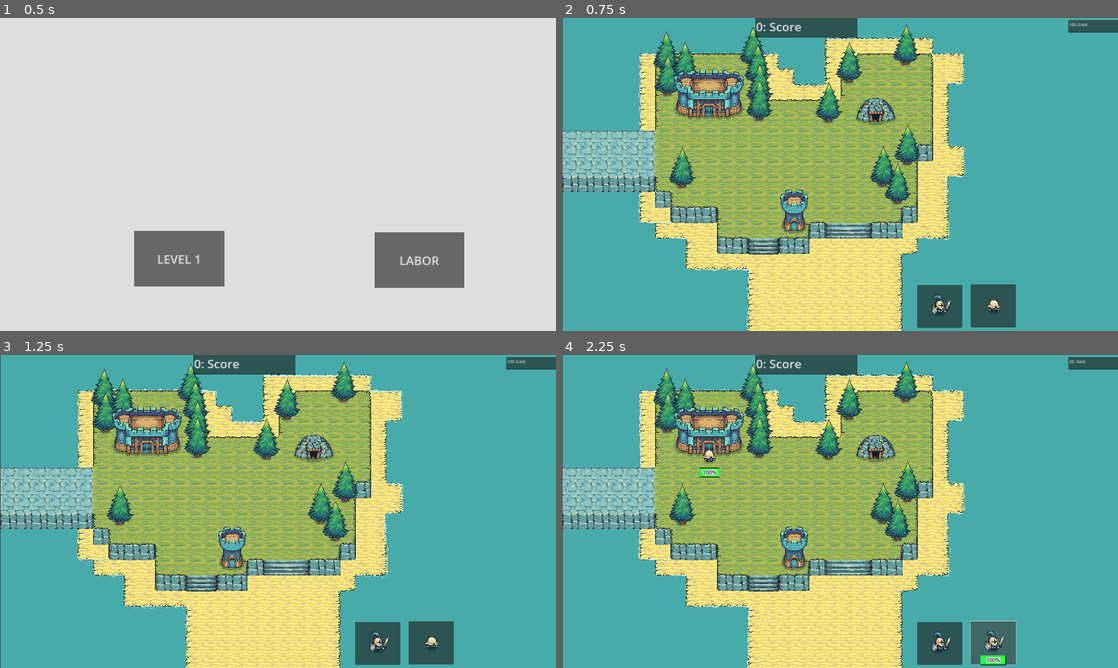
Above: before the commit, frames 1-4 (two rows, left to right).
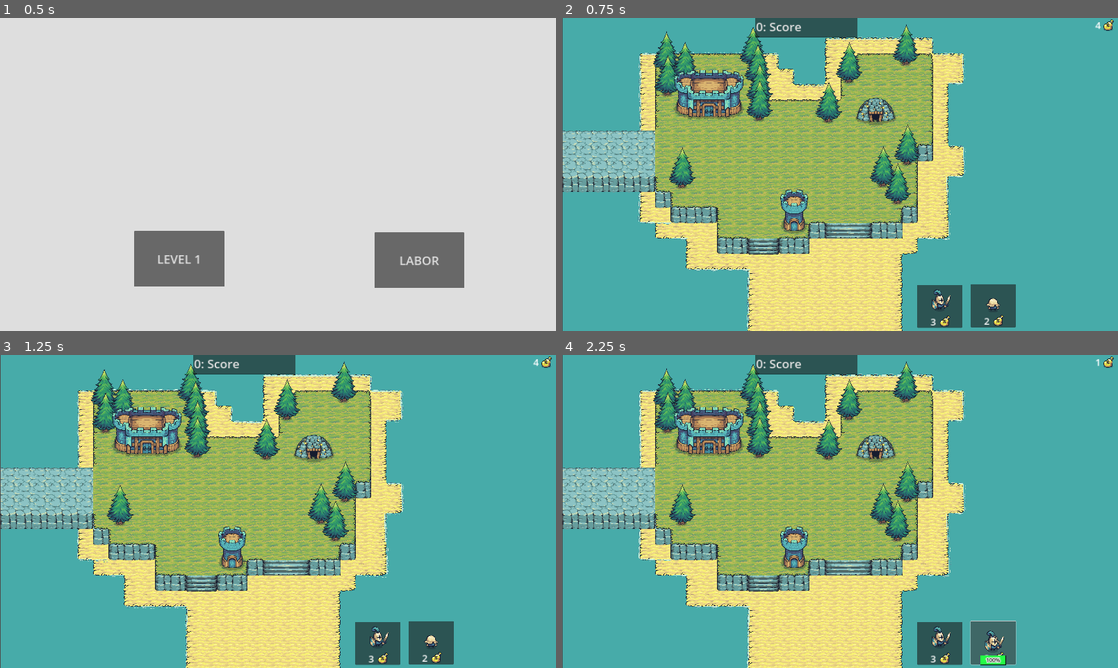
Above: after the commit, the same moments.

Repository: fghwer/Tinyswords
Game: Godot game, scene res://GUI/start.tscn
Two runs of this game, one before a commit and one after it. Both use one fixed random seed, a clock stepped at 60 frames per second and the inputs below.
Inputs (mouse positions are in pixels of both pictures, inside the frame that each line leads up to):
- Up to frame 1 (0.5 s): no input
- Up to frame 2 (0.75 s): click "LEVEL 1" at 0.5 s
- Up to frame 3 (1.25 s): no input
- Up to frame 4 (2.25 s): click (940, 642) at 1.25 s; click (995, 642) at 2 s

Frame 1 is identical in both runs. In frame 2, 0.7% of the frame differs, in the area x 66-100%, y 0-99%; in frame 3, 0.7%; in frame 4, 0.8%, in the area x 24-100%, y 0-99%.

Commit message:
minor

Diff:
--- a/nav_goblin_testscene.gd
+++ b/nav_goblin_testscene.gd
@@ -7,28 +7,19 @@
 var startpos_knight = Vector2.ZERO
 var waiting_for_click = false
 var knight_to_spawn = null
+var cost_knight = 3
+var cost_worker = 2
 
 # Called when the node enters the scene tree for the first time.
 func _ready():
-	#var player = mob_scene.instantiate()
-	#player.position = Vector2(500,500)
-	#player.speed = 1
-	#add_child(player)
-	#$navigation_goblin.set_movement_target($Marker2D.position)
-	#navigation_agent.set_target_position(Vector2(608,296))
+	Global.Player.gold = 4
+	Global.Player.score = 0
 	$MobTimer.start()
-	#$knight_nav.startpos = $KnightSpawnLocation.position
-	#$knight_nav.position = $KnightSpawnLocation.position
-	#get_viewport().get_mouse_position()
 
 
 # Called every frame. 'delta' is the elapsed time since the previous frame.
 func _process(_delta):
-	#print($BaseCastle.position)
-	#print($knight_nav.distance_startpoint($KnightSpawnLocation.position))
-	#print($MobTimer.time_left)
-	#print($knight_nav.life)
-	#print(User1.gold)
+
 	if waiting_for_click and Input.is_action_just_pressed("click"):
 		_spawn_knight_at_mouse_position()
 
@@ -37,7 +28,7 @@
 		_i.play()
 
 	var gold_label = get_node("Gold")
-	gold_label.set_text(str(Global.Player.gold) + ": Gold")
+	gold_label.set_text(str(Global.Player.gold))
 
 	var score_label = get_node("Score")
 	score_label.set_text(str(Global.Player.score) + ": Score")
@@ -70,7 +61,7 @@
 
 func _on_spawn_knight_button_button_up():
 
-	if Global.Player.gold >= 50:
+	if Global.Player.gold >= 3:
 		knight_to_spawn = knight_scene.instantiate()
 		waiting_for_click = true
 		print("button")
@@ -87,11 +78,11 @@
 		knight_to_spawn = null
 		waiting_for_click = false
 		print("spawn")
-		Global.Player.gold -= 50
+		Global.Player.gold -= 3
 
 func _on_spawn_worker_button_pressed():
 
-	if Global.Player.gold >= 30:
+	if Global.Player.gold >= cost_worker:
 
 		var worker = worker_scene.instantiate()
 		var worker_spawn_location = Vector2.ZERO
@@ -107,4 +98,4 @@
 		worker.worker_4rd_pos = $Worker_4rd_pos.position
 		worker.init_target_position(target_pos)
 		add_child(worker)
-		Global.Player.gold -= 30
+		Global.Player.gold -= cost_worker
--- a/nav_goblin_testscene.tscn
+++ b/nav_goblin_testscene.tscn
@@ -11,6 +11,7 @@
 [ext_resource type="Script" path="res://GUI/MobTimer.gd" id="7_ow1mq"]
 [ext_resource type="PackedScene" uid="uid://dpi3jmc1unbuh" path="res://Game/Buildings/gold_mine.tscn" id="8_0gjid"]
 [ext_resource type="Texture2D" uid="uid://djfuynpteq848" path="res://Tiny Swords (Update 010)/Factions/Knights/Troops/Pawn/Blue/Pawn_Blue.png" id="9_wgfxy"]
+[ext_resource type="Texture2D" uid="uid://1v77kmd101c" path="res://Tiny Swords (Update 010)/Resources/Resources/G_Idle.png" id="12_0tlau"]
 
 [sub_resource type="NavigationPolygon" id="NavigationPolygon_mubjo"]
 vertices = PackedVector2Array(1711, 126, 1724, 101, 1733, 93, 1617, 967, 1596, 958, 1515, 252, 1524, 273, 1390, 987, 12 …(300 unchanged characters)…
@@ -23,368 +24,19 @@
 }
 point_count = 5
 
-[sub_resource type="AtlasTexture" id="AtlasTexture_fvw8a"]
-atlas = ExtResource("7_16nfk")
-region = Rect2(0, 384, 192, 192)
-
-[sub_resource type="AtlasTexture" id="AtlasTexture_fn4as"]
-atlas = ExtResource("7_16nfk")
-region = Rect2(192, 384, 192, 192)
-
-[sub_resource type="AtlasTexture" id="AtlasTexture_f7hhq"]
-atlas = ExtResource("7_16nfk")
-region = Rect2(384, 384, 192, 192)
-
-[sub_resource type="AtlasTexture" id="AtlasTexture_uqswb"]
-atlas = ExtResource("7_16nfk")
-region = Rect2(576, 384, 192, 192)
-
-[sub_resource type="AtlasTexture" id="AtlasTexture_0mm14"]
-atlas = ExtResource("7_16nfk")
-region = Rect2(768, 384, 192, 192)
-
-[sub_resource type="AtlasTexture" id="AtlasTexture_82tb6"]
-atlas = ExtResource("7_16nfk")
-region = Rect2(960, 384, 192, 192)
-
-[sub_resource type="AtlasTexture" id="AtlasTexture_q0saa"]
-atlas = ExtResource("7_16nfk")
-region = Rect2(0, 576, 192, 192)
-
-[sub_resource type="AtlasTexture" id="AtlasTexture_t0q1k"]
-atlas = ExtResource("7_16nfk")
-region = Rect2(192, 576, 192, 192)
-
-[sub_resource type="AtlasTexture" id="AtlasTexture_u5oib"]
-atlas = ExtResource("7_16nfk")
-region = Rect2(384, 576, 192, 192)
-
-[sub_resource type="AtlasTexture" id="AtlasTexture_5cmcc"]
-atlas = ExtResource("7_16nfk")
-region = Rect2(576, 576, 192, 192)
-
-[sub_resource type="AtlasTexture" id="AtlasTexture_jw5ef"]
-atlas = ExtResource("7_16nfk")
-region = Rect2(768, 576, 192, 192)
-
-[sub_resource type="AtlasTexture" id="AtlasTexture_v0x75"]
-atlas = ExtResource("7_16nfk")
-region = Rect2(960, 576, 192, 192)
-
-[sub_resource type="AtlasTexture" id="AtlasTexture_rpr5k"]
-atlas = ExtResource("7_16nfk")
-region = Rect2(0, 768, 192, 192)
-
-[sub_resource type="AtlasTexture" id="AtlasTexture_532gn"]
-atlas = ExtResource("7_16nfk")
-region = Rect2(192, 768, 192, 192)
-
-[sub_resource type="AtlasTexture" id="AtlasTexture_5okvi"]
-atlas = ExtResource("7_16nfk")
-region = Rect2(384, 768, 192, 192)
-
-[sub_resource type="AtlasTexture" id="AtlasTexture_q88tw"]
-atlas = ExtResource("7_16nfk")
-region = Rect2(576, 768, 192, 192)
-
-[sub_resource type="AtlasTexture" id="AtlasTexture_e4kjd"]
-atlas = ExtResource("7_16nfk")
-region = Rect2(768, 768, 192, 192)
-
-[sub_resource type="AtlasTexture" id="AtlasTexture_thdh6"]
-atlas = ExtResource("7_16nfk")
-region = Rect2(960, 768, 192, 192)
-
-[sub_resource type="AtlasTexture" id="AtlasTexture_jbklq"]
-atlas = ExtResource("7_16nfk")
-region = Rect2(0, 960, 192, 192)
-
-[sub_resource type="AtlasTexture" id="AtlasTexture_r4qng"]
-atlas = ExtResource("7_16nfk")
-region = Rect2(192, 960, 192, 192)
-
-[sub_resource type="AtlasTexture" id="AtlasTexture_i4f4d"]
-atlas = ExtResource("7_16nfk")
-region = Rect2(384, 960, 192, 192)
-
-[sub_resource type="AtlasTexture" id="AtlasTexture_cweiq"]
-atlas = ExtResource("7_16nfk")
-region = Rect2(576, 960, 192, 192)
-
-[sub_resource type="AtlasTexture" id="AtlasTexture_6x1eu"]
-atlas = ExtResource("7_16nfk")
-region = Rect2(768, 960, 192, 192)
-
-[sub_resource type="AtlasTexture" id="AtlasTexture_otfim"]
-atlas = ExtResource("7_16nfk")
-region = Rect2(960, 960, 192, 192)
-
-[sub_resource type="AtlasTexture" id="AtlasTexture_wgvxb"]
-atlas = ExtResource("7_16nfk")
-region = Rect2(0, 1152, 192, 192)
-
-[sub_resource type="AtlasTexture" id="AtlasTexture_i5fun"]
-atlas = ExtResource("7_16nfk")
-region = Rect2(192, 1152, 192, 192)
-
-[sub_resource type="AtlasTexture" id="AtlasTexture_1w37c"]
-atlas = ExtResource("7_16nfk")
-region = Rect2(384, 1152, 192, 192)
-
-[sub_resource type="AtlasTexture" id="AtlasTexture_by5xi"]
-atlas = ExtResource("7_16nfk")
-region = Rect2(576, 1152, 192, 192)
-
-[sub_resource type="AtlasTexture" id="AtlasTexture_ysjlj"]
-atlas = ExtResource("7_16nfk")
-region = Rect2(768, 1152, 192, 192)
-
-[sub_resource type="AtlasTexture" id="AtlasTexture_th6qd"]
-atlas = ExtResource("7_16nfk")
-region = Rect2(960, 1152, 192, 192)
-
-[sub_resource type="AtlasTexture" id="AtlasTexture_o4j4y"]
-atlas = ExtResource("7_16nfk")
-region = Rect2(0, 1344, 192, 192)
-
-[sub_resource type="AtlasTexture" id="AtlasTexture_v4d48"]
-atlas = ExtResource("7_16nfk")
-region = Rect2(192, 1344, 192, 192)
-
-[sub_resource type="AtlasTexture" id="AtlasTexture_1wxga"]
-atlas = ExtResource("7_16nfk")
-region = Rect2(384, 1344, 192, 192)
-
-[sub_resource type="AtlasTexture" id="AtlasTexture_etifa"]
-atlas = ExtResource("7_16nfk")
-region = Rect2(576, 1344, 192, 192)
-
-[sub_resource type="AtlasTexture" id="AtlasTexture_n2rnp"]
-atlas = ExtResource("7_16nfk")
-region = Rect2(768, 1344, 192, 192)
-
-[sub_resource type="AtlasTexture" id="AtlasTexture_uykqx"]
-atlas = ExtResource("7_16nfk")
-region = Rect2(960, 1344, 192, 192)
-
-[sub_resource type="AtlasTexture" id="AtlasTexture_ma22y"]
+[sub_resource type="AtlasTexture" id="AtlasTexture_tc07l"]
 atlas = ExtResource("7_16nfk")
 region = Rect2(0, 0, 192, 192)
 
-[sub_resource type="AtlasTexture" id="AtlasTexture_3ajfx"]
-atlas = ExtResource("7_16nfk")
-region = Rect2(192, 0, 192, 192)
-
-[sub_resource type="AtlasTexture" id="AtlasTexture_igwwc"]
-atlas = ExtResource("7_16nfk")
-region = Rect2(384, 0, 192, 192)
-
-[sub_resource type="AtlasTexture" id="AtlasTexture_lmfrq"]
-atlas = ExtResource("7_16nfk")
-region = Rect2(576, 0, 192, 192)
-
-[sub_resource type="AtlasTexture" id="AtlasTexture_8dogn"]
-atlas = ExtResource("7_16nfk")
-region = Rect2(768, 0, 192, 192)
-
-[sub_resource type="AtlasTexture" id="AtlasTexture_bmrey"]
-atlas = ExtResource("7_16nfk")
-region = Rect2(960, 0, 192, 192)
-
-[sub_resource type="AtlasTexture" id="AtlasTexture_qmo1n"]
-atlas = ExtResource("7_16nfk")
-region = Rect2(0, 192, 192, 192)
-
-[sub_resource type="AtlasTexture" id="AtlasTexture_7t518"]
-atlas = ExtResource("7_16nfk")
-region = Rect2(192, 192, 192, 192)
-
-[sub_resource type="AtlasTexture" id="AtlasTexture_2m70i"]
-atlas = ExtResource("7_16nfk")
-region = Rect2(384, 192, 192, 192)
-
-[sub_resource type="AtlasTexture" id="AtlasTexture_rrpto"]
-atlas = ExtResource("7_16nfk")
-region = Rect2(576, 192, 192, 192)
-
-[sub_resource type="AtlasTexture" id="AtlasTexture_cr854"]
-atlas = ExtResource("7_16nfk")
-region = Rect2(768, 192, 192, 192)
-
-[sub_resource type="AtlasTexture" id="AtlasTexture_kk7bb"]
-atlas = ExtResource("7_16nfk")
-region = Rect2(960, 192, 192, 192)
-
-[sub_resource type="SpriteFrames" id="SpriteFrames_syf5h"]
+[sub_resource type="SpriteFrames" id="SpriteFrames_65x3r"]
 animations = [{
 "frames": [{
 "duration": 1.0,
-"texture": SubResource("AtlasTexture_fvw8a")
-}, {
-"duration": 1.0,
-"texture": SubResource("AtlasTexture_fn4as")
-}, {
-"duration": 1.0,
-"texture": SubResource("AtlasTexture_f7hhq")
-}, {
-"duration": 1.0,
-"texture": SubResource("AtlasTexture_uqswb")
-}, {
-"duration": 1.0,
-"texture": SubResource("AtlasTexture_0mm14")
-}, {
-"duration": 1.0,
-"texture": SubResource("AtlasTexture_82tb6")
-}, {
-"duration": 1.0,
-"texture": SubResource("AtlasTexture_q0saa")
-}, {
-"duration": 1.0,
-"texture": SubResource("AtlasTexture_t0q1k")
-}, {
-"duration": 1.0,
-"texture": SubResource("AtlasTexture_u5oib")
-}, {
-"duration": 1.0,
-"texture": SubResource("AtlasTexture_5cmcc")
-}, {
-"duration": 1.0,
-"texture": SubResource("AtlasTexture_jw5ef")
-}, {
-"duration": 1.0,
-"texture": SubResource("AtlasTexture_v0x75")
+"texture": SubResource("AtlasTexture_tc07l")
 }],
 "loop": true,
-"name": &"attack",
-"speed": 7.0
-}, {
-"frames": [{
-"duration": 1.0,
-"texture": SubResource("AtlasTexture_rpr5k")
-}, {
-"duration": 1.0,
-"texture": SubResource("AtlasTexture_532gn")
-}, {
-"duration": 1.0,
-"texture": SubResource("AtlasTexture_5okvi")
-}, {
-"duration": 1.0,
-"texture": SubResource("AtlasTexture_q88tw")
-}, {
-"duration": 1.0,
-"texture": SubResource("AtlasTexture_e4kjd")
-}, {
-"duration": 1.0,
-"texture": SubResource("AtlasTexture_thdh6")
-}, {
-"duration": 1.0,
-"texture": SubResource("AtlasTexture_jbklq")
-}, {
-"duration": 1.0,
-"texture": SubResource("AtlasTexture_r4qng")
-}, {
-"duration": 1.0,
-"texture": SubResource("AtlasTexture_i4f4d")
-}, {
-"duration": 1.0,
-"texture": SubResource("AtlasTexture_cweiq")
-}, {
-"duration": 1.0,
-"texture": SubResource("AtlasTexture_6x1eu")
-}, {
-"duration": 1.0,
-"texture": SubResource("AtlasTexture_otfim")
-}],
-"loop": true,
-"name": &"attack_bot",
-"speed": 7.0
-}, {
-"frames": [{
-"duration": 1.0,
-"texture": SubResource("AtlasTexture_wgvxb")
-}, {
-"duration": 1.0,
-"texture": SubResource("AtlasTexture_i5fun")
-}, {
-"duration": 1.0,
-"texture": SubResource("AtlasTexture_1w37c")
-}, {
-"duration": 1.0,
-"texture": SubResource("AtlasTexture_by5xi")
-}, {
-"duration": 1.0,
-"texture": SubResource("AtlasTexture_ysjlj")
-}, {
-"duration": 1.0,
-"texture": SubResource("AtlasTexture_th6qd")
-}, {
-"duration": 1.0,
-"texture": SubResource("AtlasTexture_o4j4y")
-}, {
-"duration": 1.0,
-"texture": SubResource("AtlasTexture_v4d48")
-}, {
-"duration": 1.0,
-"texture": SubResource("AtlasTexture_1wxga")
-}, {
-"duration": 1.0,
-"texture": SubResource("AtlasTexture_etifa")
-}, {
-"duration": 1.0,
-"texture": SubResource("AtlasTexture_n2rnp")
-}, {
-"duration": 1.0,
-"texture": SubResource("AtlasTexture_uykqx")
-}],
-"loop": true,
-"name": &"attack_top",
-"speed": 7.0
-}, {
-"frames": [{
-"duration": 1.0,
-"texture": SubResource("AtlasTexture_ma22y")
-}, {
-"duration": 1.0,
-"texture": SubResource("AtlasTexture_3ajfx")
-}, {
-"duration": 1.0,
-"texture": SubResource("AtlasTexture_igwwc")
-}, {
-"duration": 1.0,
-"texture": SubResource("AtlasTexture_lmfrq")
-}, {
-"duration": 1.0,
-"texture": SubResource("AtlasTexture_8dogn")
-}, {
-"duration": 1.0,
-"texture": SubResource("AtlasTexture_bmrey")
-}],
-"loop": true,
-"name": &"idle",
-"speed": 7.0
-}, {
-"frames": [{
-"duration": 1.0,
-"texture": SubResource("AtlasTexture_qmo1n")
-}, {
-"duration": 1.0,
-"texture": SubResource("AtlasTexture_7t518")
-}, {
-"duration": 1.0,
-"texture": SubResource("AtlasTexture_2m70i")
-}, {
-"duration": 1.0,
-"texture": SubResource("AtlasTexture_rrpto")
-}, {
-"duration": 1.0,
-"texture": SubResource("AtlasTexture_cr854")
-}, {
-"duration": 1.0,
-"texture": SubResource("AtlasTexture_kk7bb")
-}],
-"loop": true,
-"name": &"walk",
-"speed": 7.0
+"name": &"default",
+"speed": 5.0
 }]
 
 [sub_resource type="Curve2D" id="Curve2D_ygnsj"]
@@ -667,10 +319,26 @@
 action_mode = 0
 keep_pressed_outside = true
 
-[node name="AnimatedSprite2D" type="AnimatedSprite2D" parent="SpawnKnightButton"]
-position = Vector2(93, 91)
-sprite_frames = SubResource("SpriteFrames_syf5h")
-animation = &"idle"
+[node name="Button_Layout" type="Node2D" parent="SpawnKnightButton"]
+metadata/_edit_group_ = true
+
+[node name="Label" type="Label" parent="SpawnKnightButton/Button_Layout"]
+offset_left = 45.0
+offset_top = 123.0
+offset_right = 89.0
+offset_bottom = 181.0
+theme_override_font_sizes/font_size = 40
+text = "3"
+horizontal_alignment = 1
+vertical_alignment = 2
+
+[node name="Sprite2D" type="Sprite2D" parent="SpawnKnightButton/Button_Layout"]
+position = Vector2(110, 140)
+texture = ExtResource("12_0tlau")
+
+[node name="AnimatedSprite2D" type="AnimatedSprite2D" parent="SpawnKnightButton/Button_Layout"]
+position = Vector2(93, 70)
+sprite_frames = SubResource("SpriteFrames_65x3r")
 
 [node name="MobPath2" type="Path2D" parent="."]
 curve = SubResource("Curve2D_ygnsj")
@@ -687,10 +355,27 @@
 offset_right = 1880.0
 offset_bottom = 1281.0
 
-[node name="AnimatedSprite2D" type="AnimatedSprite2D" parent="SpawnWorkerButton"]
-position = Vector2(96, 91)
+[node name="Button_Layout" type="Node2D" parent="SpawnWorkerButton"]
+metadata/_edit_group_ = true
+
+[node name="AnimatedSprite2D" type="AnimatedSprite2D" parent="SpawnWorkerButton/Button_Layout"]
+position = Vector2(93, 85)
 sprite_frames = SubResource("SpriteFrames_odovj")
 animation = &"idle"
+
+[node name="Label" type="Label" parent="SpawnWorkerButton/Button_Layout"]
+offset_left = 45.0
+offset_top = 123.0
+offset_right = 89.0
+offset_bottom = 181.0
+theme_override_font_sizes/font_size = 40
+text = "2"
+horizontal_alignment = 1
+vertical_alignment = 2
+
+[node name="Sprite2D" type="Sprite2D" parent="SpawnWorkerButton/Button_Layout"]
+position = Vector2(110, 140)
+texture = ExtResource("12_0tlau")
 
 [node name="GoldMine" parent="." instance=ExtResource("8_0gjid")]
 position = Vector2(1300, 390)
@@ -718,6 +403,20 @@
 shape = SubResource("CircleShape2D_8f8vy")
 
 [node name="Marker" type="Marker2D" parent="Worker_4rd_pos/Worker_4rd_pos"]
+
+[node name="Gold" type="Label" parent="."]
+offset_left = 2200.0
+offset_right = 2244.0
+offset_bottom = 58.0
+theme_override_font_sizes/font_size = 40
+text = "2"
+horizontal_alignment = 1
+vertical_alignment = 2
+metadata/_edit_group_ = true
+
+[node name="Sprite2D" type="Sprite2D" parent="Gold"]
+position = Vector2(60, 19)
+texture = ExtResource("12_0tlau")
 
 [node name="Score" type="TextEdit" parent="."]
 offset_left = 800.0
@@ -725,19 +424,7 @@
 offset_right = 1225.0
 offset_bottom = 80.0
 theme_override_font_sizes/font_size = 50
-
-[node name="Gold" type="TextEdit" parent="."]
-offset_left = 2098.0
-offset_top = 9.0
-offset_right = 2336.0
-offset_bottom = 60.0
-
-[node name="Life" type="TextEdit" parent="Gold"]
-layout_mode = 0
-offset_left = 2098.0
-offset_top = 9.0
-offset_right = 2336.0
-offset_bottom = 60.0
+placeholder_text = "test"
 
 [connection signal="timeout" from="MobTimer" to="." method="_on_mob_timer_timeout"]
 [connection signal="button_up" from="SpawnKnightButton" to="." method="_on_spawn_knight_button_button_up"]
Not shown: 1 places in nav_goblin_testscene.tscn that only renumber resources
